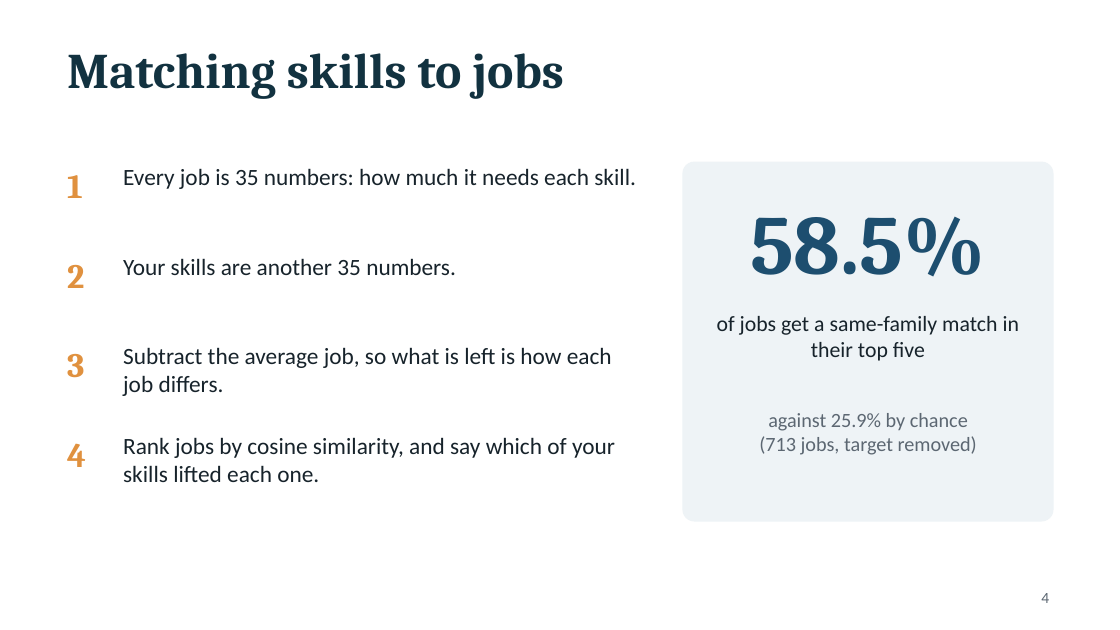
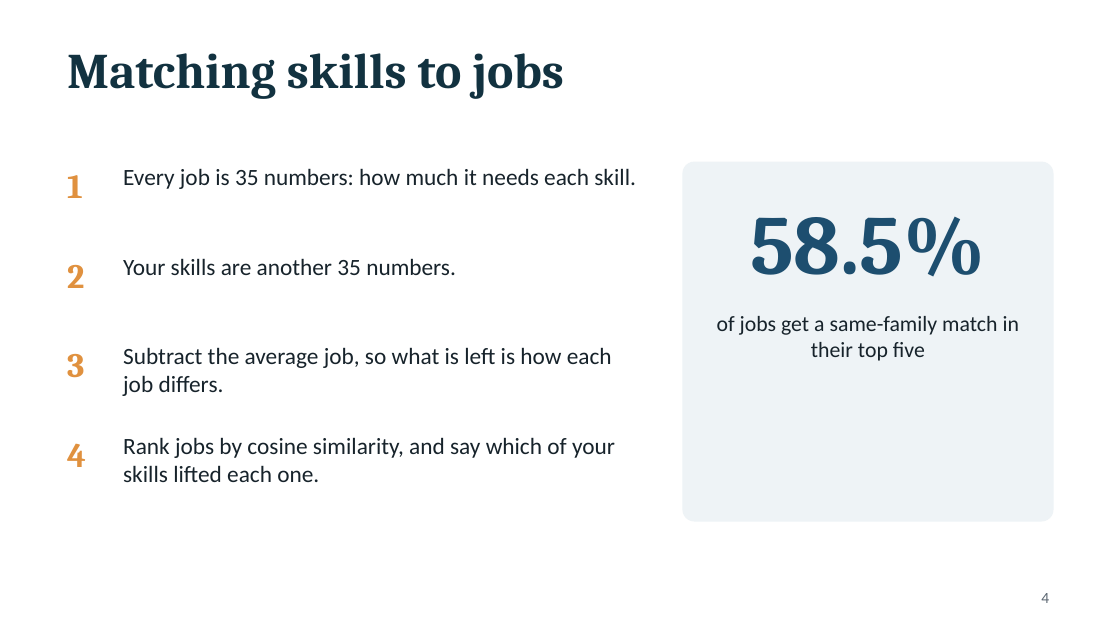
Before and after one commit to ShogunLSG/SAYCEP, a slide deck: slide 4 of docs/ISJ107V_Assignment4_219045719_slides.pptx. Drawn at 1120x630 pixels with LibreOffice and Linux fonts; fonts in the diff are those of the drawing. Boxes give left, top, right and bottom in pixels: in the first picture for what was removed or moved away, otherwise in the second. Text is boxed around its words. In the diff, an @@ line names an element or a change of style, - is before the commit and + after.

```diff
--- a/docs/ISJ107V_Assignment4_219045719_slides.pptx
+++ b/docs/ISJ107V_Assignment4_219045719_slides.pptx
@@ text removed at [759, 413, 977, 455] @@
-against 25.9% by chance
-(713 jobs, target removed)
```
Also in this commit, not shown: 3 other slides changed, 1 slide removed.
